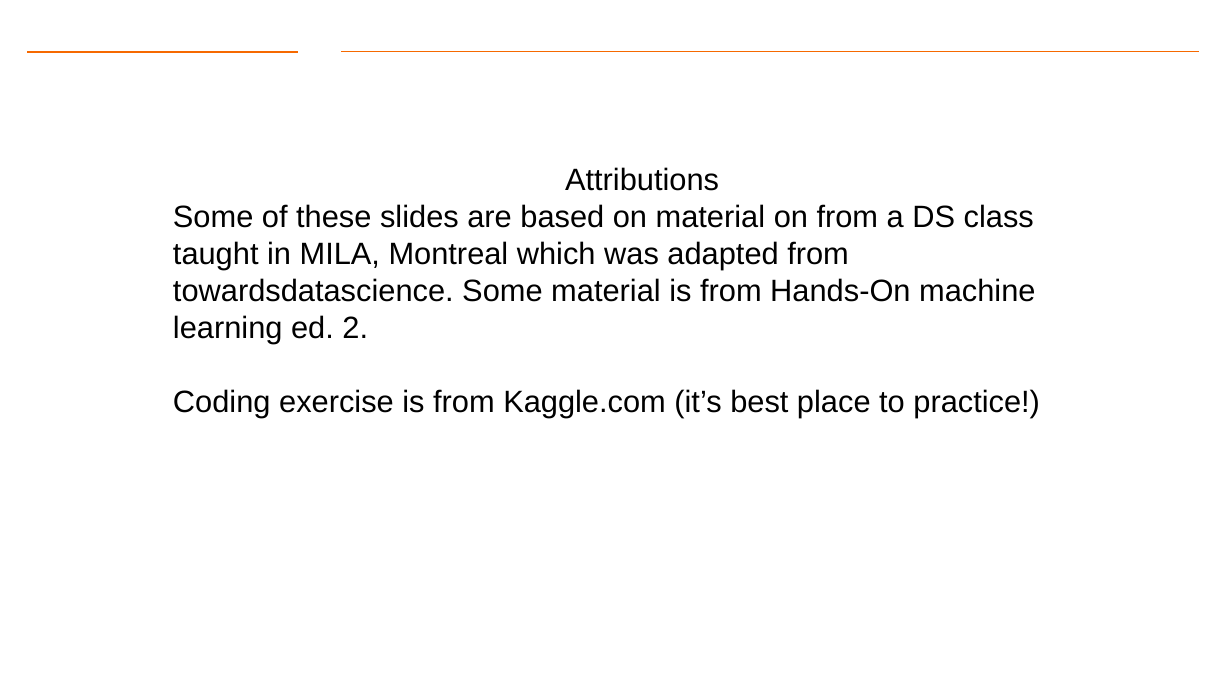
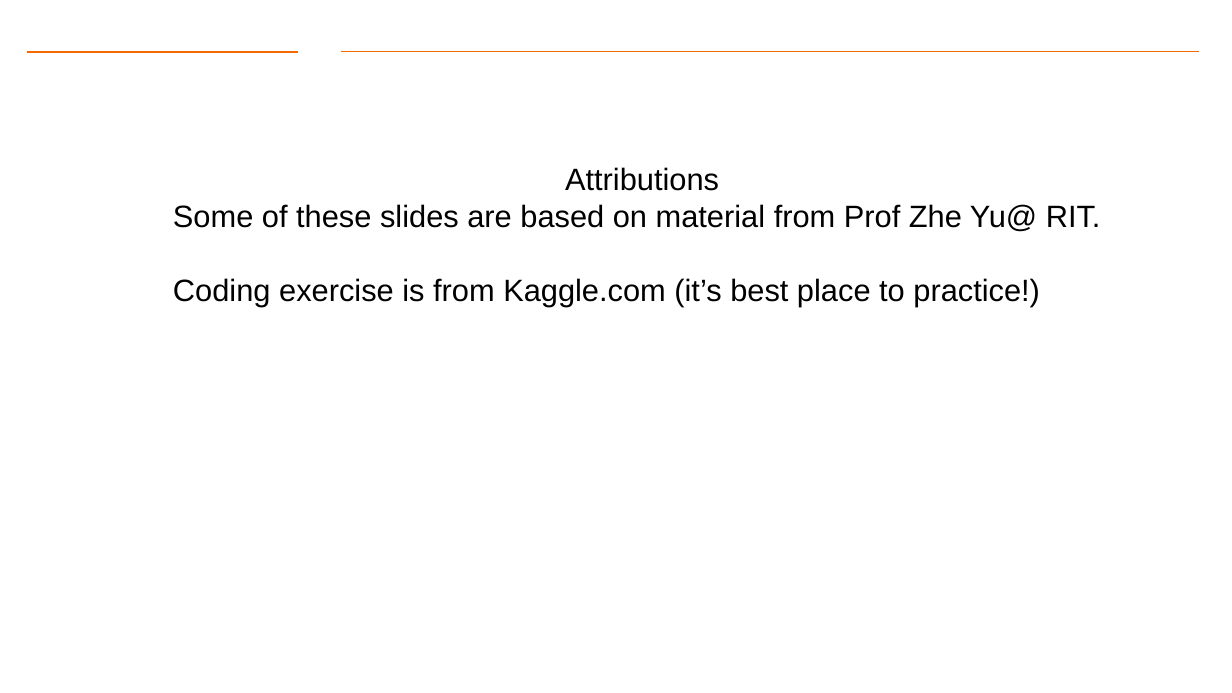
Before and after one commit to Dre1896/RIT-DSCI-633-FDS, a slide deck: slide 19 of Syllabus/Lecture16/Lec16.pptx (slide 39 before the commit). Drawn at 1232x693 pixels with LibreOffice and Linux fonts; fonts in the diff are those of the drawing; background and template pictures are left out. Boxes give left, top, right and bottom in pixels: in the first picture for what was removed or moved away, otherwise in the second. Text is boxed around its words. In the diff, an @@ line names an element or a change of style, - is before the commit and + after.

```diff
--- a/Syllabus/Lecture16/Lec16.pptx
+++ b/Syllabus/Lecture16/Lec16.pptx
@@ text at [173,204,1101,232]: text changed @@
-  Some of these slides are based on material on from a DS class taught in MILA, Montreal which was adapted from towardsdatascience. Some material is from Hands-On machine learning ed. 2.
+  Some of these slides are based on material from Prof Zhe Yu@ RIT.
```
Also in this commit, not shown: 16 slides added, 36 slides removed, 2 other files.
